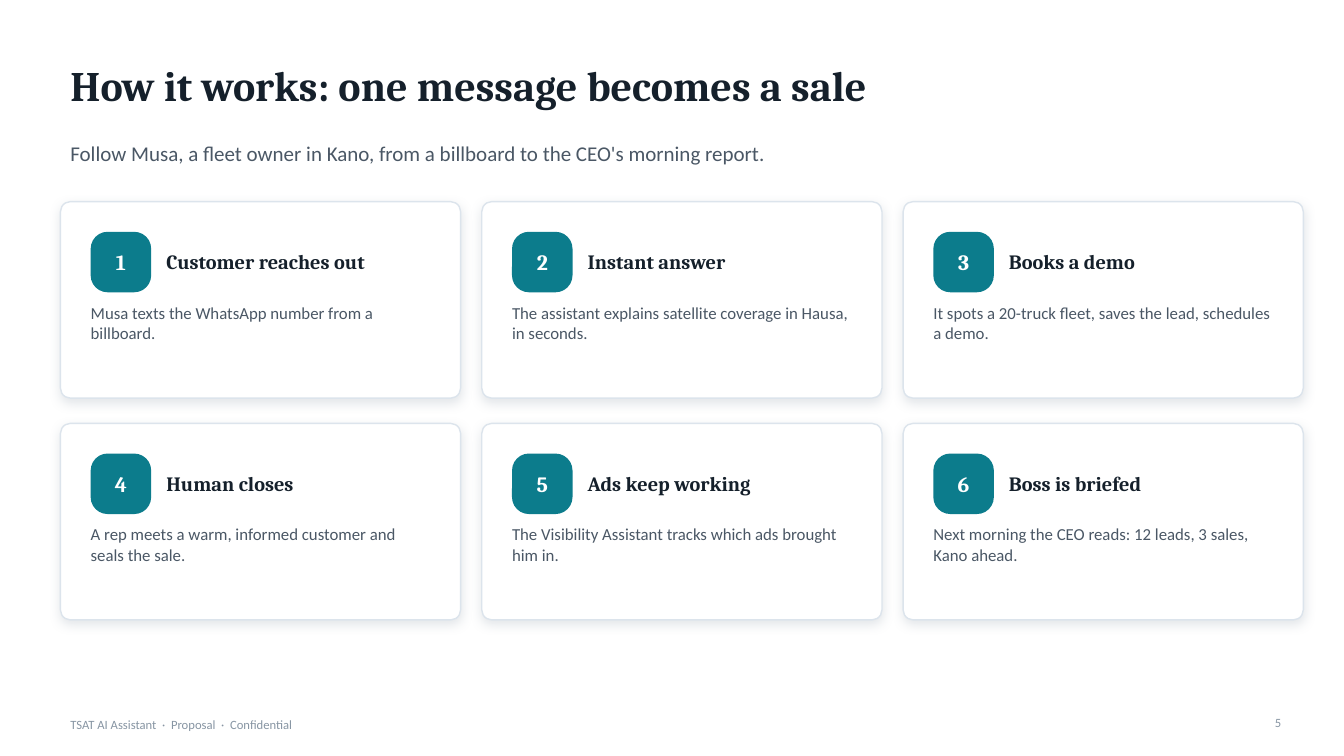
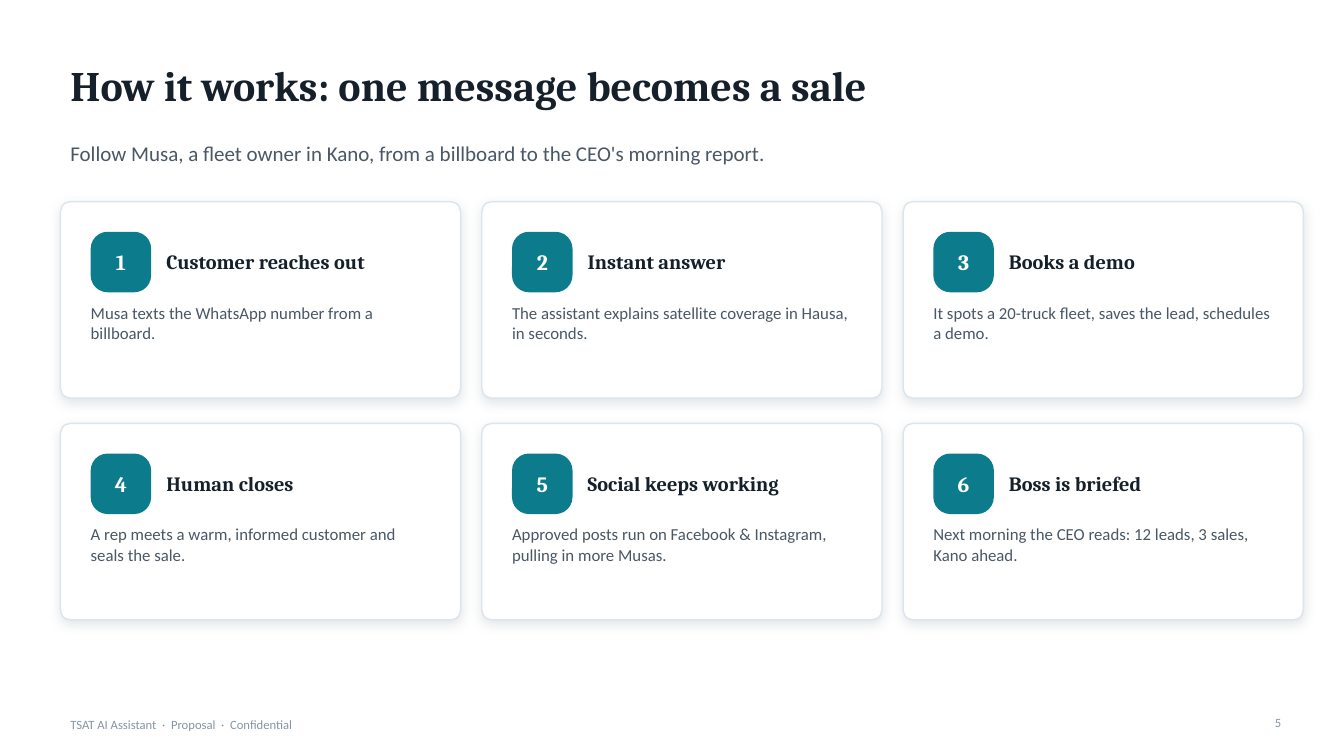
Before and after one commit to Bekaji/Bekaji, a slide deck: slide 5 of tsat-ai-assistant/TSAT_AI_Assistant_Pitch_Deck.pptx. Drawn at 1344x756 pixels with LibreOffice and Linux fonts; fonts in the diff are those of the drawing. Boxes give left, top, right and bottom in pixels: in the first picture for what was removed or moved away, otherwise in the second. Text is boxed around its words. In the diff, an @@ line names an element or a change of style, - is before the commit and + after.

```diff
--- a/tsat-ai-assistant/TSAT_AI_Assistant_Pitch_Deck.pptx
+++ b/tsat-ai-assistant/TSAT_AI_Assistant_Pitch_Deck.pptx
@@ text at (x1=588, y1=477, x2=779, y2=496): text changed @@
-Ads keep working
+Social keeps working
@@ text at (x1=512, y1=528, x2=827, y2=564): text changed @@
-The Visibility Assistant tracks which ads brought him in.
+Approved posts run on Facebook & Instagram, pulling in more Musas.
```
Also in this commit, not shown: 12 other slides changed, 1 slide added, 2 other files.
